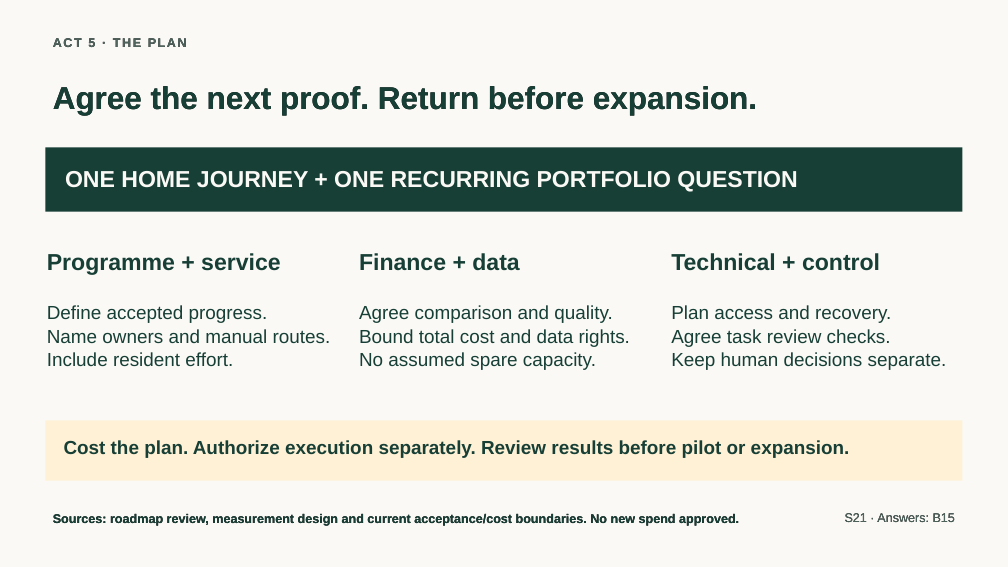
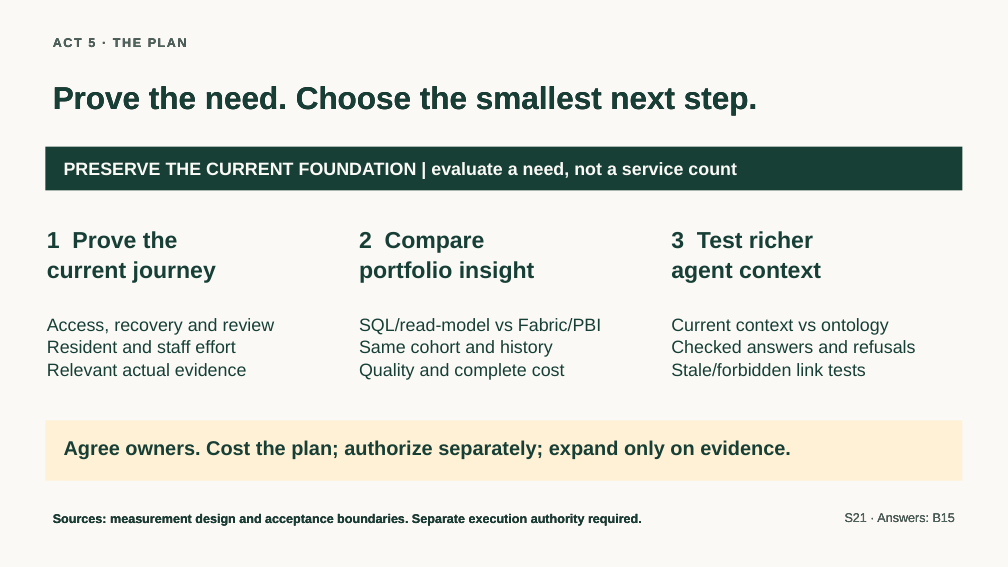
Before and after one commit to jmservera/ama, a slide deck: slide 24 of docs/capstone/deck/zava-forward-cowork-v2-draft.pptx. Drawn at 1008x567 pixels with LibreOffice and Linux fonts; fonts in the diff are those of the drawing. Boxes give left, top, right and bottom in pixels: in the first picture for what was removed or moved away, otherwise in the second. Text is boxed around its words. In the diff, an @@ line names an element or a change of style, - is before the commit and + after.

Commit message:
results are worse than before?

```diff
--- a/docs/capstone/deck/zava-forward-cowork-v2-draft.pptx
+++ b/docs/capstone/deck/zava-forward-cowork-v2-draft.pptx
@@ text at box(53, 86, 757, 115): text changed @@
-Agree the next proof. Return before expansion.
+Prove the need. Choose the smallest next step.
@@ rectangle: place and size @@
-rectangle at box(45, 147, 963, 212)
+rectangle at box(45, 147, 963, 191)
@@ text at box(64, 162, 737, 178): text changed; size 22 to 17 pt @@
-ONE HOME JOURNEY + ONE RECURRING PORTFOLIO QUESTION
+PRESERVE THE CURRENT FOUNDATION | evaluate a need, not a service count
@@ text at box(47, 231, 216, 283): text changed @@
-Programme + service
+1 Prove the
+current journey
@@ text added at box(359, 232, 535, 283), 22 pt, text #173F35, bold @@
+2 Compare
+portfolio insight
@@ text added at box(671, 231, 821, 283), 22 pt, text #173F35, bold @@
+3 Test richer
+agent context
@@ text removed at box(359, 253, 519, 271) @@
-Finance + data
@@ text removed at box(671, 253, 880, 271) @@
-Technical + control
@@ text at box(47, 318, 275, 376): text changed; size 18 to 17 pt @@
-Agree comparison and quality.
-Bound total cost and data rights.
-No assumed spare capacity.
+Access, recovery and review
+Resident and staff effort
+Relevant actual evidence
@@ text removed at box(47, 305, 331, 366) @@
-Define accepted progress.
-Name owners and manual routes.
-Include resident effort.
@@ text added at box(359, 318, 601, 380), 17 pt, text #173F35 @@
+SQL/read-model vs Fabric/PBI
+Same cohort and history
+Quality and complete cost
@@ text at box(671, 318, 916, 376): text changed; size 18 to 17 pt @@
-Plan access and recovery.
-Agree task review checks.
-Keep human decisions separate.
+Current context vs ontology
+Checked answers and refusals
+Stale/forbidden link tests
@@ text at box(64, 440, 791, 459): text changed; size 18 to 19 pt @@
-Cost the plan. Authorize execution separately. Review results before pilot or expansion.
+Agree owners. Cost the plan; authorize separately; expand only on evidence.
@@ text at box(53, 513, 642, 526): text changed @@
-Sources: roadmap review, measurement design and current acceptance/cost boundaries. No new spend approved.
+Sources: measurement design and acceptance boundaries. Separate execution authority required.
```
Also in this commit, not shown: 2 other slides changed, 4 slides added, 4 slides removed, 23 other files.
